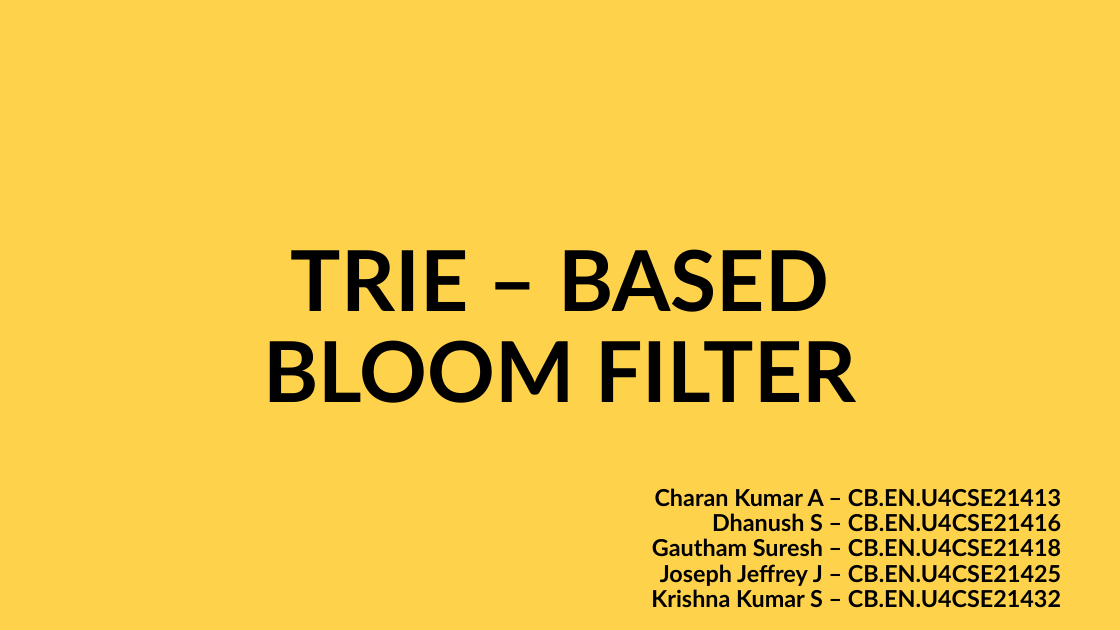
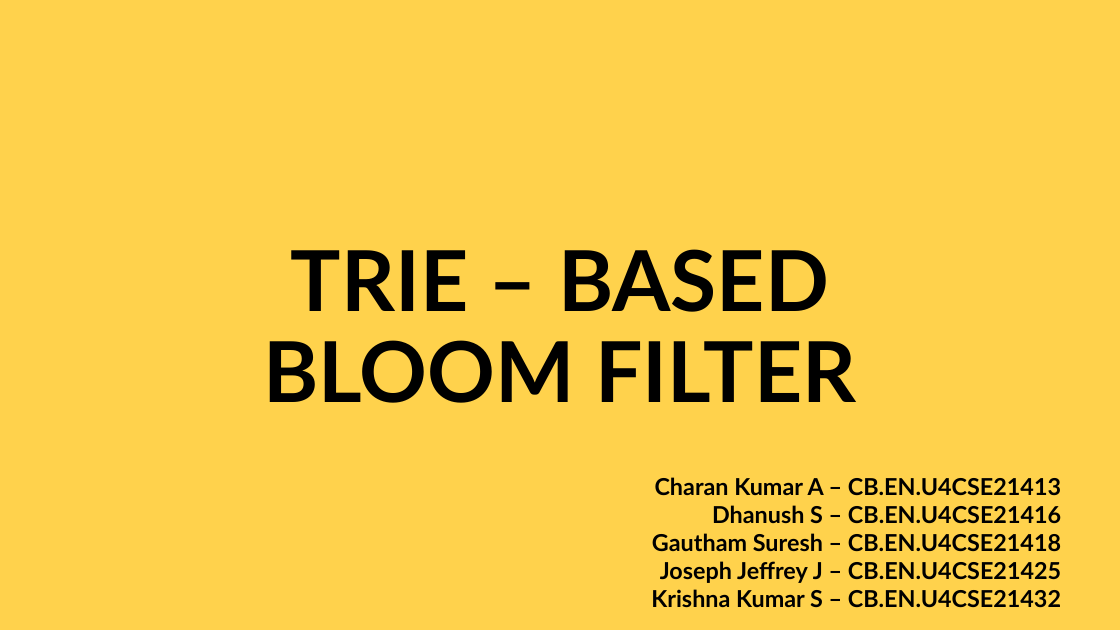
Before and after one commit to jjeffreyj/Algosaints, a slide deck: slide 1 of DSA REPORT.pptx. Drawn at 1120x630 pixels with LibreOffice and Linux fonts; fonts in the diff are those of the drawing. Boxes give left, top, right and bottom in pixels: in the first picture for what was removed or moved away, otherwise in the second. Text is boxed around its words. In the diff, an @@ line names an element or a change of style, - is before the commit and + after.

```diff
--- a/DSA REPORT.pptx
+++ b/DSA REPORT.pptx
@@ title "Charan Kumar A – CB.EN.U4CSE21413 ..." at [651, 477, 1061, 608]: line spacing 0.9 to 1 @@
```
Also in this commit, not shown: 4 other slides changed.
